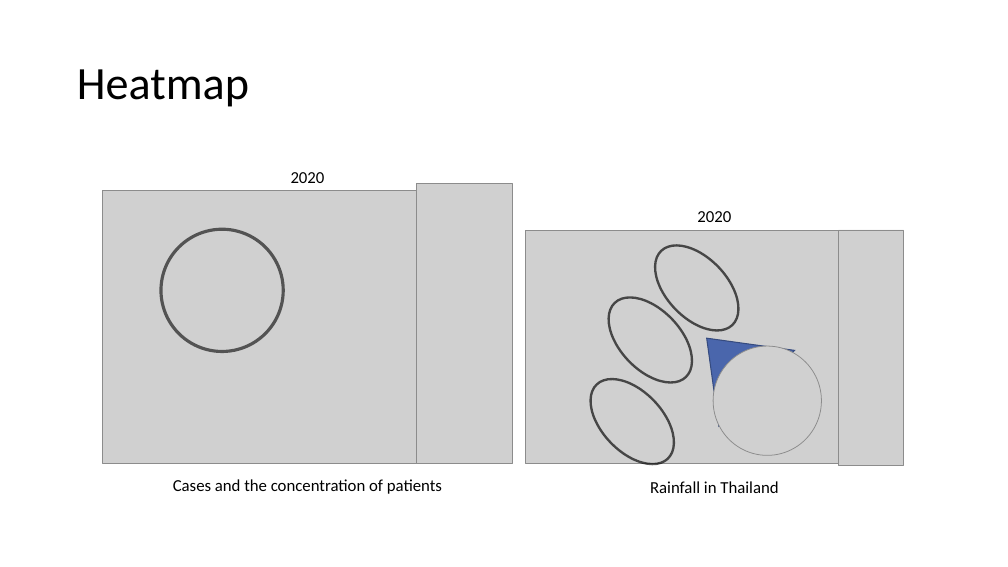
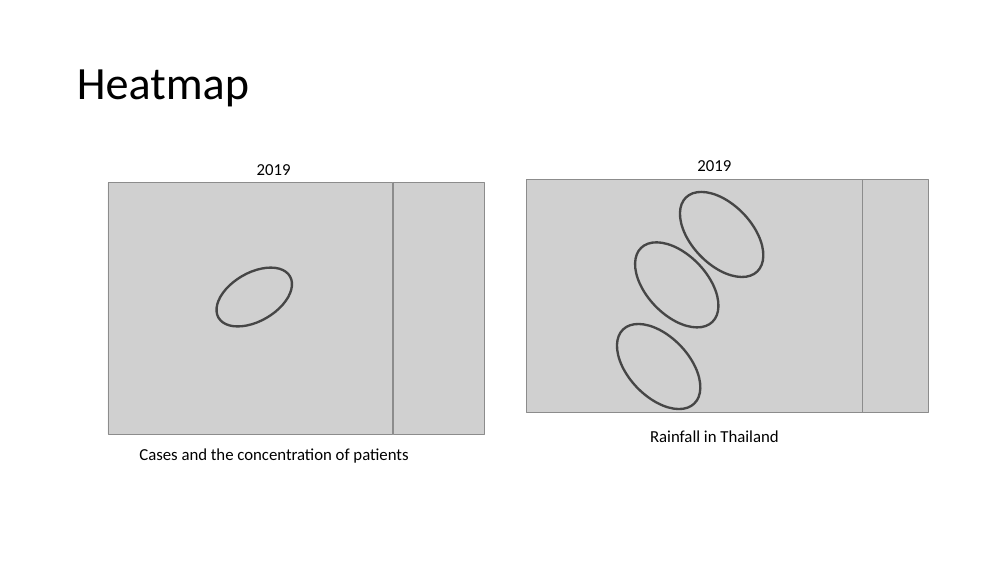
Before and after one commit to Phophism/python_project, a slide deck: slide 19 of Presentation.pptx. Drawn at 1008x567 pixels with LibreOffice and Linux fonts; fonts in the diff are those of the drawing; grey boxes stand for pictures. Boxes give left, top, right and bottom in pixels: in the first picture for what was removed or moved away, otherwise in the second. Text is boxed around its words. In the diff, an @@ line names an element or a change of style, - is before the commit and + after.

Commit message:
Edit slide presentation

```diff
--- a/Presentation.pptx
+++ b/Presentation.pptx
@@ text at <box>257,164,291,175</box>: text changed @@
-2020
+2019
@@ picture: place and size @@
-picture at <box>526,230,839,464</box>
+picture at <box>526,179,862,412</box>
@@ text at <box>697,160,731,171</box>: text changed @@
-2020
+2019
@@ picture added at <box>861,179,928,412</box> @@
@@ picture: place and size @@
-picture at <box>103,191,416,464</box>
+picture at <box>108,183,392,434</box>
@@ picture: place and size @@
-picture at <box>416,184,512,464</box>
+picture at <box>394,183,485,434</box>
@@ 3 ellipses: place and size @@
-3 ellipses at <box>575,230,755,480</box>
+3 ellipses at <box>601,176,780,425</box>
@@ picture removed at <box>839,230,904,465</box> @@
@@ ellipse at <box>206,255,302,338</box>: outline #000000 3 pt to #000000 2.25 pt; rotation 0 to 240 degrees @@
@@ triangle removed at <box>669,301,795,427</box> @@
@@ picture removed at <box>713,346,821,456</box> @@
@@ text "Cases and the concentration of ...": place and size @@
-text "Cases and the concentration of ..." at <box>173,479,442,494</box>
+text "Cases and the concentration of ..." at <box>139,448,408,463</box>
@@ text "Rainfall in Thailand": place and size @@
-text "Rainfall in Thailand" at <box>650,481,778,493</box>
+text "Rainfall in Thailand" at <box>650,430,778,442</box>
```
Also in this commit, not shown: 1 other slide changed.
